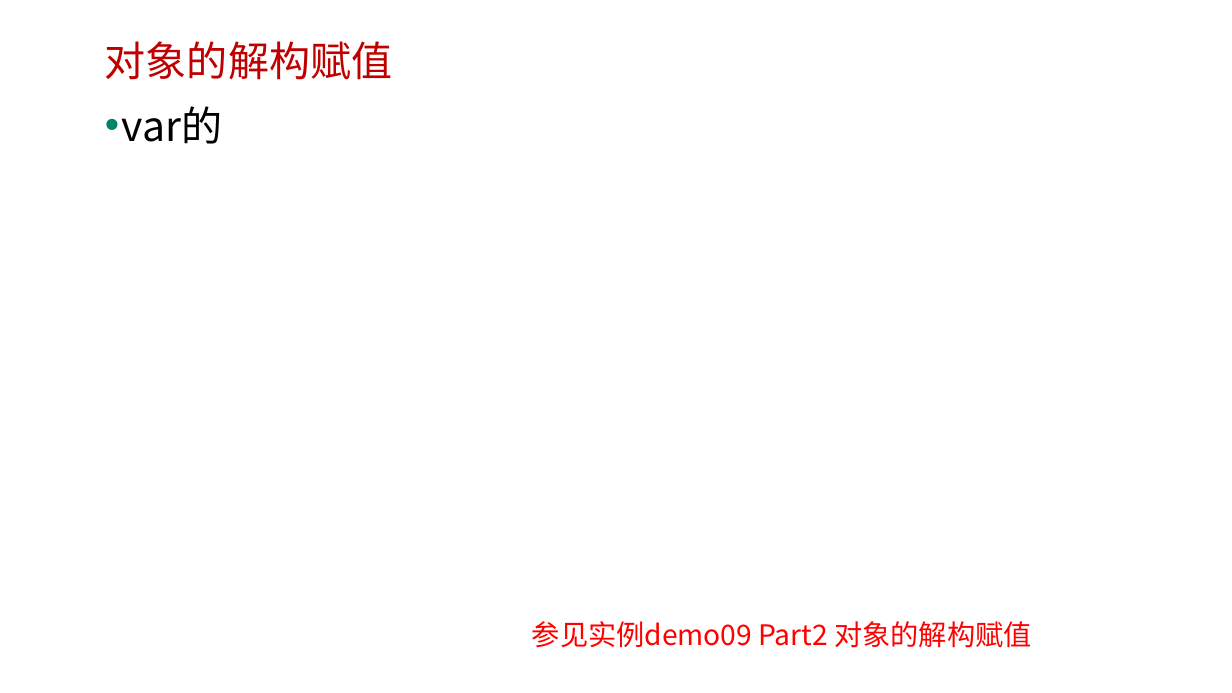
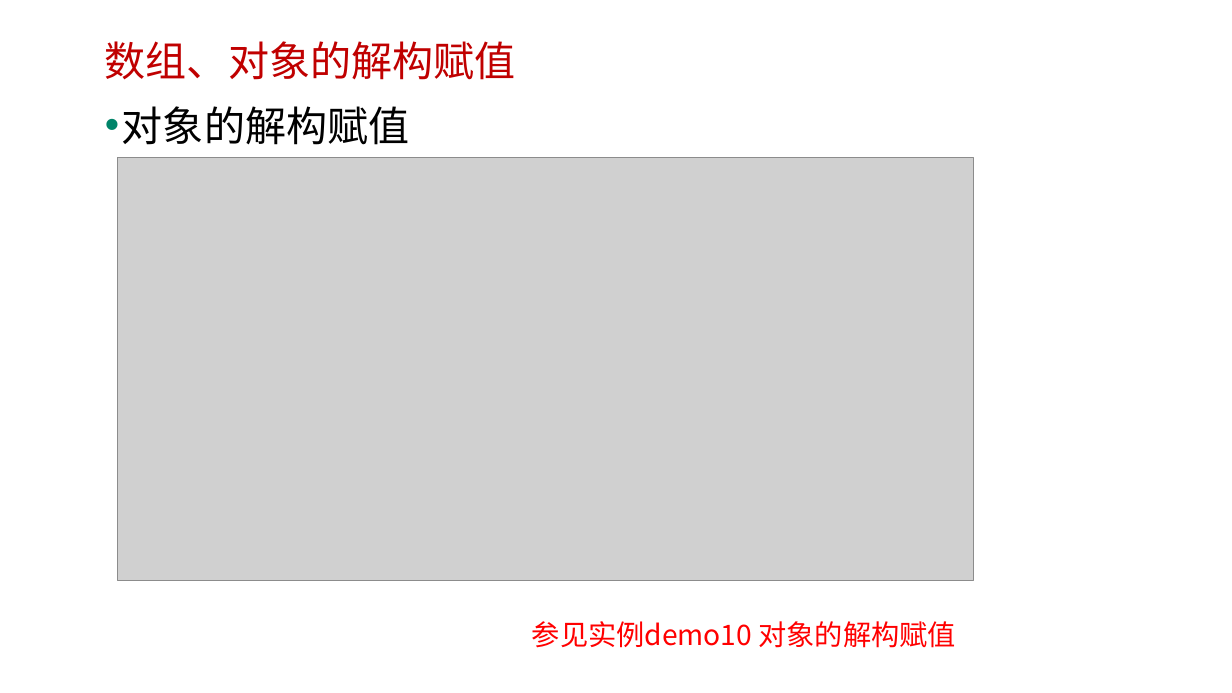
Before and after one commit to edu2act/course-javascript-advanced, a slide deck: slide 20 of 课程PPT/13.ECMAScript 6 一.pptx. Drawn at 1232x693 pixels with LibreOffice and Linux fonts; fonts in the diff are those of the drawing; grey boxes stand for pictures; background and template pictures are left out. Boxes give left, top, right and bottom in pixels: in the first picture for what was removed or moved away, otherwise in the second. Text is boxed around its words. In the diff, an @@ line names an element or a change of style, - is before the commit and + after.

```diff
--- a/课程PPT/13.ECMAScript 6 一.pptx
+++ b/课程PPT/13.ECMAScript 6 一.pptx
@@ text at <box>105,41,516,80</box>: text changed @@
-对象的解构赋值
+数组、对象的解构赋值
@@ text at <box>122,106,410,145</box>: text changed @@
-• var的
+• 对象的解构赋值
@@ picture added at <box>117,157,973,580</box> @@
@@ text at <box>532,621,956,648</box>: text changed @@
-参见实例demo09 Part2 对象的解构赋值
+参见实例demo10 对象的解构赋值
```
Also in this commit, not shown: 2 other slides changed, 8 slides added, 6 other files.
